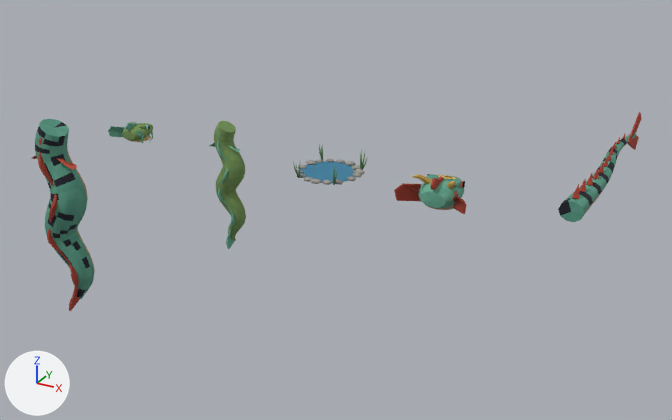
The Blender file art/blender/serpientes.blend as it was, and as the next commit left it.
Before and after are seen from a camera (50 mm lens) standing at (21.9, -24.9, 11.1) and looking at (7.3, 1.7, -2.1). Arrows for +X, +Y and +Z are at lower left; the lights stay in place. The first picture is the older version.

Before the edit, the objects in view are built like this:
```python
ob_amaru_cabeza = bpy.data.objects.new('amaru_cabeza', me_amaru_cabeza)
ob_amaru_cabeza.location = (0.0, 0.0, 0.0)
ob_charco = bpy.data.objects.new('charco', me_charco)
ob_charco.location = (8.0, 0.0, 0.0)
ob_yacumama_cabeza = bpy.data.objects.new('yacumama_cabeza', me_yacumama_cabeza)
ob_yacumama_cabeza.location = (12.0, 0.0, 0.0)
ob_yacumama_cola = bpy.data.objects.new('yacumama_cola', me_yacumama_cola)
ob_yacumama_cola.location = (16.0, 0.0, 0.0)
ob_yacumama_cuello = bpy.data.objects.new('yacumama_cuello', me_yacumama_cuello)
ob_yacumama_cuello.location = (0.0, -4.0, 0.0)
# also in view: 'amaru_cuello' at (3.9, -0.1, -1.4)
```
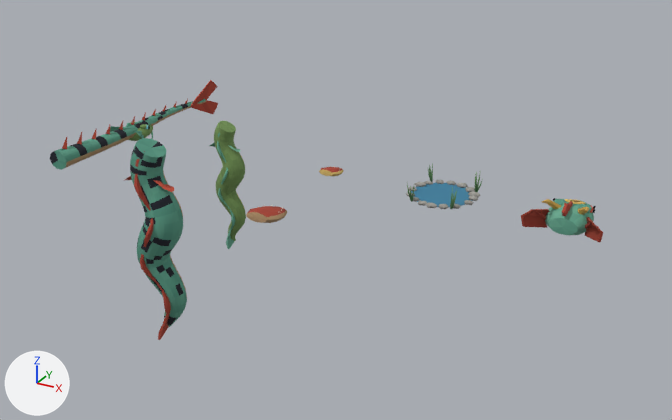
Location of each change, [x1, y1, x2, y2] in pixels of the pictures (672 x 420 px):
'yacumama_cuello', moved: before [31, 119, 95, 311]; after [125, 138, 187, 340]
'yacumama_cola', moved: before [558, 112, 641, 222]; after [50, 80, 218, 170]
'yacumama_cabeza', moved: before [394, 174, 466, 214]; after [521, 198, 603, 243]
'charco', moved: before [293, 144, 367, 185]; after [406, 163, 483, 209]
'yacumama_mandibula', added: after [246, 206, 287, 223]
'amaru_mandibula', added: after [319, 167, 343, 176]

Diff of the bpy script that builds the scene:
```diff
--- a/art/blender/serpientes.blend.py
+++ b/art/blender/serpientes.blend.py
@@ me_yacumama_mandibula @@
+me_yacumama_mandibula.from_pydata(...)  # 98 vertices, 90 faces; spans x -0.532..0.532, y -0.335..1.117, z -0.295..0.202
+me_yacumama_mandibula.polygons.foreach_set('use_smooth', [True] * 90)
+me_yacumama_mandibula.materials.append(mat_paleta)  # picture img_palette_png
@@ me_amaru_mandibula @@
+me_amaru_mandibula.from_pydata(...)  # 98 vertices, 90 faces; spans x -0.364..0.364, y -0.229..0.764, z -0.202..0.138
+me_amaru_mandibula.polygons.foreach_set('use_smooth', [True] * 90)
+me_amaru_mandibula.materials.append(mat_paleta)  # picture img_palette_png
@@ ob_charco @@
 ob_charco = bpy.data.objects.new('charco', me_charco)
-ob_charco.location = (8.0, 0.0, 0.0)
+ob_charco.location = (12.0, 0.0, 0.0)
@@ ob_yacumama_cuello @@
 ob_yacumama_cuello = bpy.data.objects.new('yacumama_cuello', me_yacumama_cuello)
-ob_yacumama_cuello.location = (0.0, -4.0, 0.0)
+ob_yacumama_cuello.location = (4.0, -4.0, 0.0)
@@ ob_yacumama_cabeza @@
 ob_yacumama_cabeza = bpy.data.objects.new('yacumama_cabeza', me_yacumama_cabeza)
-ob_yacumama_cabeza.location = (12.0, 0.0, 0.0)
+ob_yacumama_cabeza.location = (16.0, 0.0, 0.0)
@@ ob_yacumama_cola @@
 ob_yacumama_cola = bpy.data.objects.new('yacumama_cola', me_yacumama_cola)
-ob_yacumama_cola.location = (16.0, 0.0, 0.0)
+ob_yacumama_cola.location = (0.0, -4.0, 0.0)
@@ ob_yacumama_mandibula @@
+ob_yacumama_mandibula = bpy.data.objects.new('yacumama_mandibula', me_yacumama_mandibula)
+ob_yacumama_mandibula.location = (8.0, -4.0, 0.0)
@@ ob_amaru_mandibula @@
+ob_amaru_mandibula = bpy.data.objects.new('amaru_mandibula', me_amaru_mandibula)
+ob_amaru_mandibula.location = (8.0, 0.0, 0.0)
```
